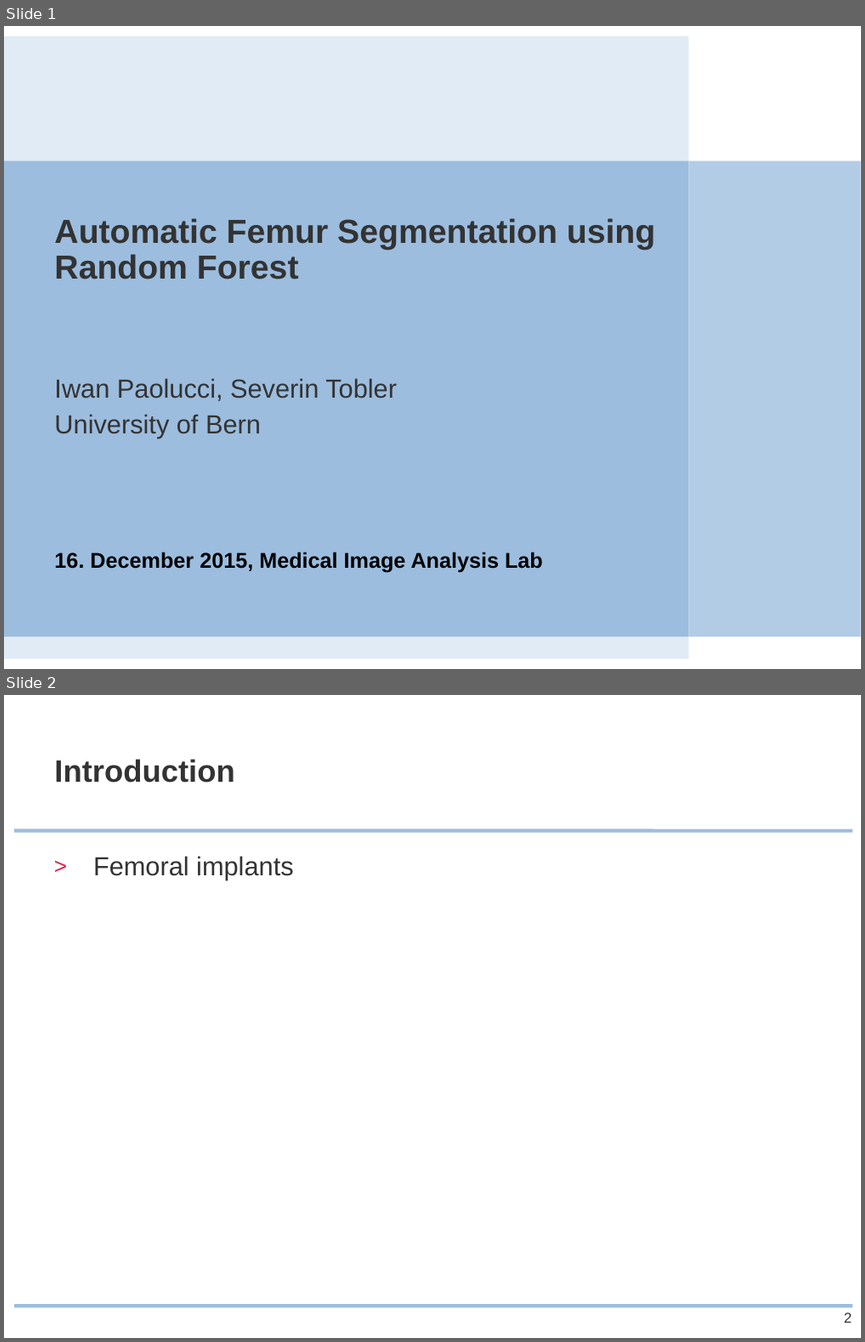
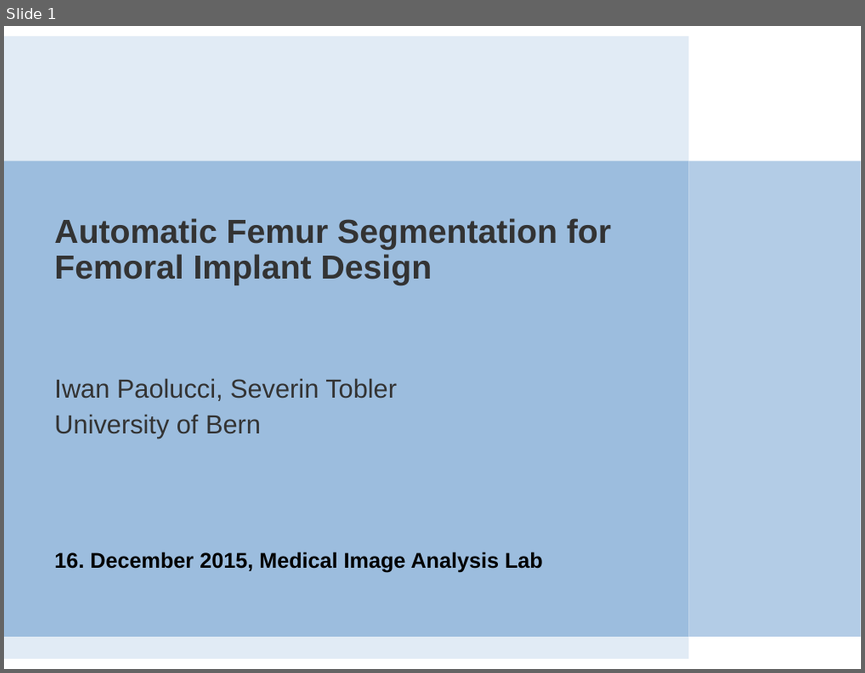
Before and after one commit to ipa/MIALab, a slide deck: doc/presentation/MIALab_slides.pptx. Shown one above the other, each under a label of ours: slides 1 and 2 before the commit, slide 1 after it. The pictures are 865x1342 and 865x673 pixels, drawn with LibreOffice and Linux fonts; fonts in the diff are those of the drawing; background and template pictures are left out. Boxes give left, top, right and bottom in pixels: in the first picture for what was removed or moved away, otherwise in the second. Text is boxed around its words. In the diff, an @@ line names an element or a change of style, - is before the commit and + after.

```diff
--- a/doc/presentation/MIALab_slides.pptx
+++ b/doc/presentation/MIALab_slides.pptx
@@ slide 2 removed at (4, 695, 861, 1338), background #FFFFFF @@
@@ title removed at (54, 759, 234, 783) @@
-Introduction
@@ line removed from (14, 830) to (852, 830) @@
@@ text removed at (93, 856, 293, 880) @@
-> Femoral implants
@@ line removed from (14, 1305) to (852, 1305) @@
@@ page number removed at (844, 1312, 851, 1322) @@
-2
@@ slide 1 changed as well @@
@@ text at (54, 218, 611, 285): text changed @@
-Automatic Femur Segmentation using Random Forest
+Automatic Femur Segmentation for Femoral Implant Design
```
Also in this commit, not shown: 5 other slides changed, 5 slides added, 2 other slides removed, 8 other files.
